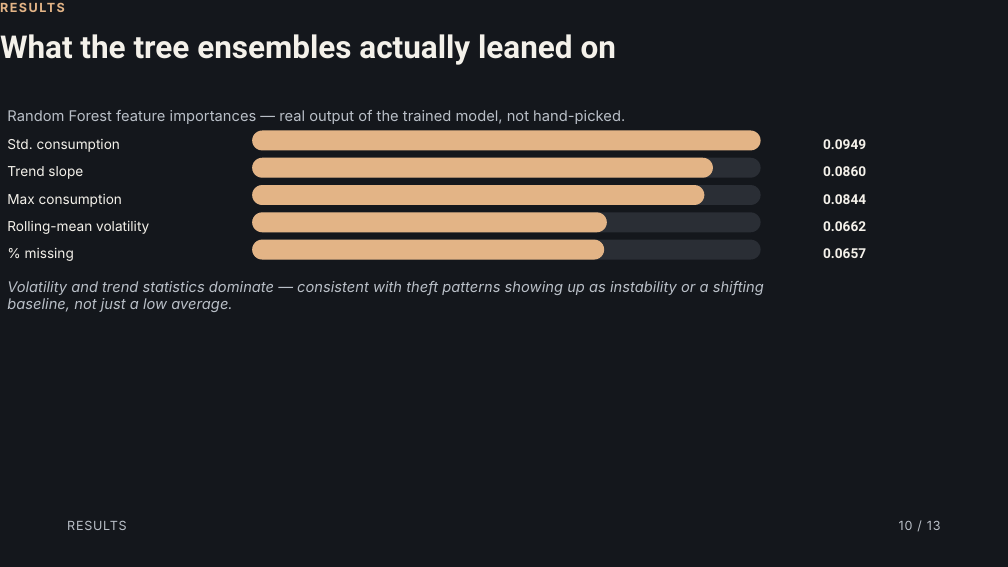
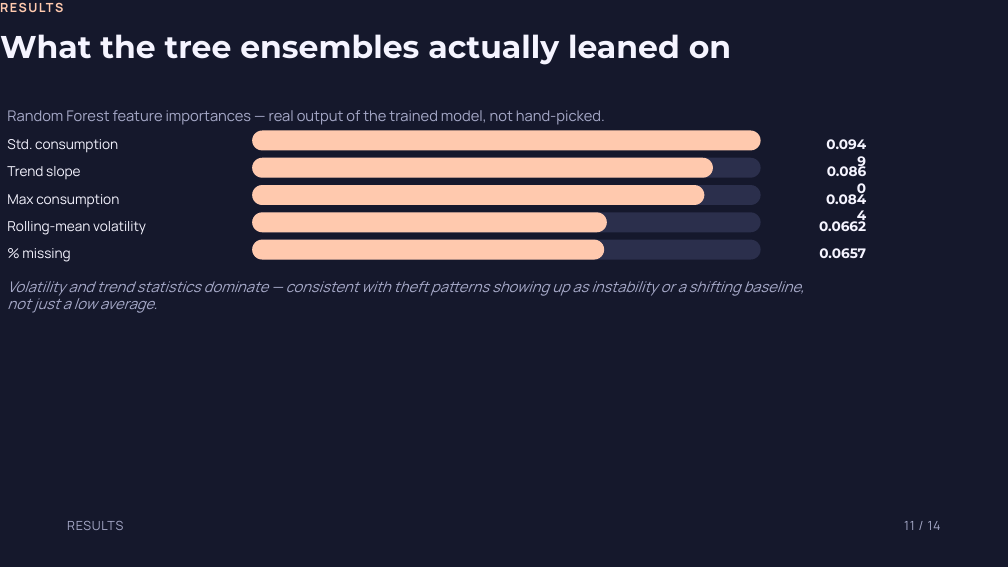
Before and after one commit to paarthjpg/electricity-theft-detection, a slide deck: slide 11 of Electricity Theft Detection Using Machine Learning.pptx (slide 10 before the commit). Drawn at 1008x567 pixels with LibreOffice and Linux fonts; fonts in the diff are those of the drawing. Boxes give left, top, right and bottom in pixels: in the first picture for what was removed or moved away, otherwise in the second. Text is boxed around its words. In the diff, an @@ line names an element or a change of style, - is before the commit and + after.

Commit message:
Redesign slide deck: bright palette, new type, added diagrams
Swap the muted charcoal/copper palette for a bright indigo/tangerine/
teal one and Space Grotesk+Inter for Sora+Manrope. Add a new system-
architecture slide (data -> 3 models -> evaluation, fan-out/fan-in
diagram) and a to-scale ratio bar visualizing the 10.72:1 class
imbalance on the problem slide.

```diff
--- a/Electricity Theft Detection Using Machine Learning.pptx
+++ b/Electricity Theft Detection Using Machine Learning.pptx
@@ background #14171C to #15182C @@
@@ text "RESULTS" at box(0, 0, 1008, 17): font Inter to Manrope, text colour #E3B486 to #FFC9AE @@
@@ font Inter to Manrope, text colour #F4F1EA to #F5F4FF in 5 elements at box(7, 139, 118, 153), box(7, 166, 80, 179), box(7, 194, 119, 207), box(7, 221, 146, 235), box(22, 248, 70, 262) @@
@@ fill #E3B486 to #FFC9AE in 5 elements at box(253, 131, 761, 150), box(253, 158, 713, 178), box(253, 185, 705, 205), box(253, 212, 607, 232), box(253, 240, 605, 259) @@
@@ fill #2A2E35 to #2B2F4C in 4 elements at box(253, 158, 761, 178), box(253, 185, 761, 205), box(253, 212, 761, 232), box(253, 240, 761, 259) @@
@@ font Roboto to Montserrat, text colour #F4F1EA to #F5F4FF in 6 elements at box(0, 34, 731, 65), box(826, 139, 866, 149), box(827, 163, 866, 176), box(857, 183, 866, 197), box(819, 217, 866, 231), box(819, 248, 866, 258) @@
@@ font Inter to Manrope, text colour #B9BFC7 to #A6A9C8 in 3 elements at box(67, 521, 123, 530), box(7, 110, 605, 125), box(7, 281, 805, 313) @@
@@ text at box(904, 521, 941, 530): text changed; font Inter to Manrope; text colour #B9BFC7 to #A6A9C8 @@
-10 / 13
+11 / 14
```
Also in this commit, not shown: 12 other slides changed, 1 slide added.
